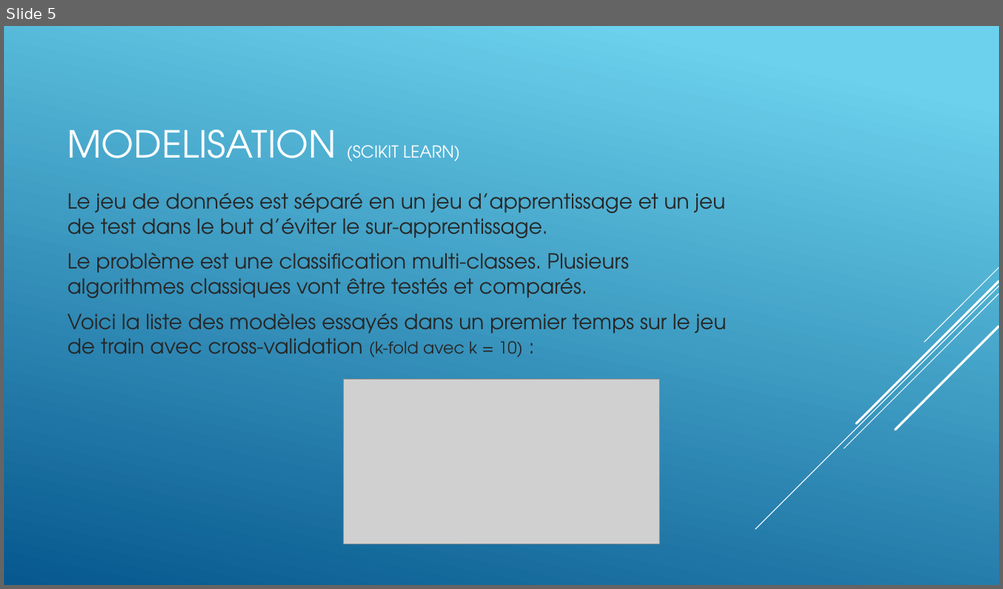
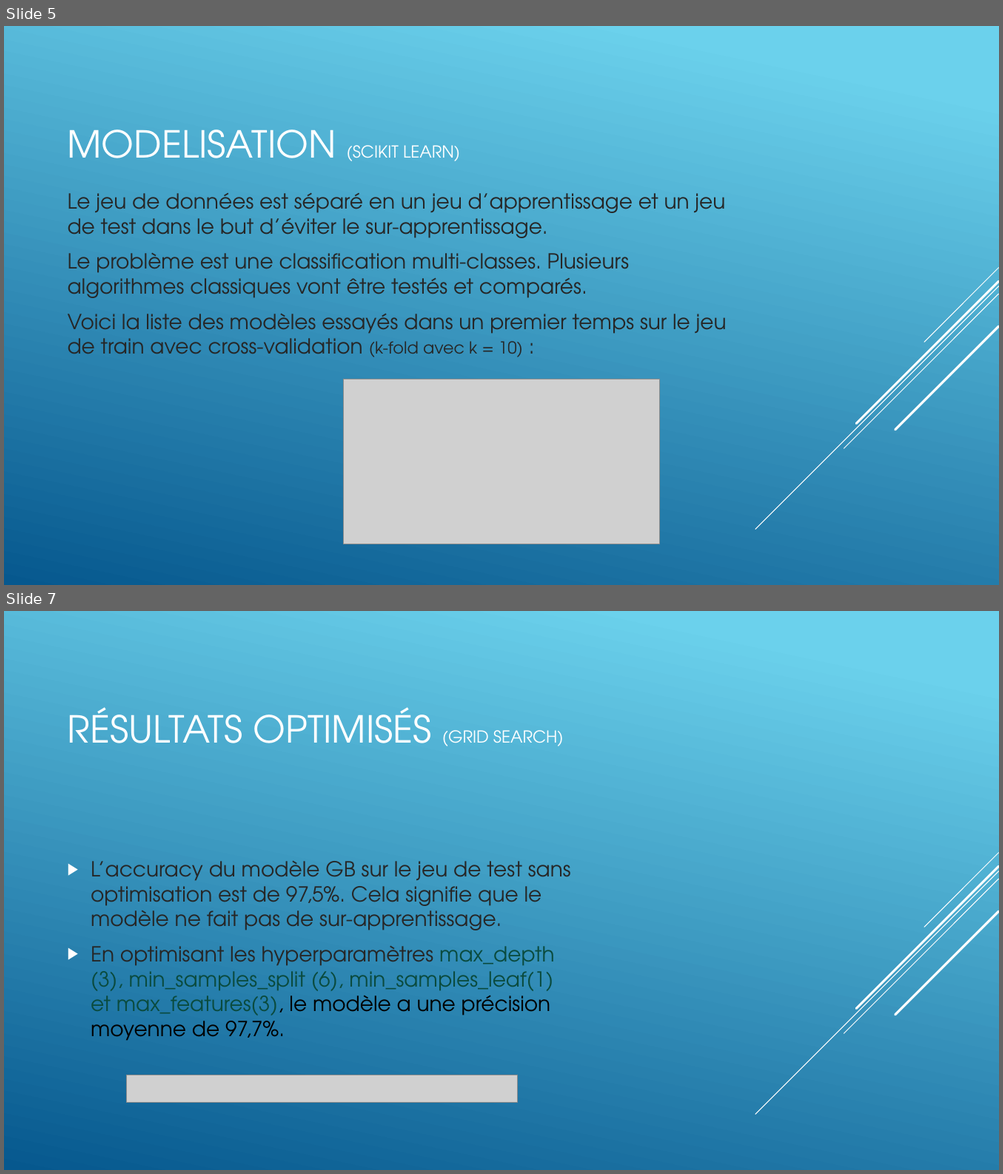
Before and after one commit to paulchartier/PythonForDataAnalysis, a slide deck: Projet final.pptx. Shown one above the other, each under a label of ours: slide 5 before the commit, slides 5 and 7 after it; the slides between them are not shown. The pictures are 1003x589 and 1003x1174 pixels, drawn with LibreOffice and Linux fonts; fonts in the diff are those of the drawing; grey boxes stand for pictures. Boxes give left, top, right and bottom in pixels: in the first picture for what was removed or moved away, otherwise in the second. Text is boxed around its words. In the diff, an @@ line names an element or a change of style, - is before the commit and + after.

Commit message:
Add Grid Search

```diff
--- a/Projet final.pptx
+++ b/Projet final.pptx
@@ slide 7 added at <box>4,611,999,1170</box>, background gradient #6ED2EB to #06588E; not listed: 5 template elements that a slide beside it also shows @@
@@ title added at <box>68,707,563,746</box>, 36 pt, text #FFFFFF @@
+RÉSULTATS OPTIMISÉS (GRID SEARCH)
@@ text added at <box>91,861,571,1041</box>, 20 pt, text #262626 @@
+▶ L’accuracy du modèle GB sur le jeu de test sans optimisation est de 97,5%. Cela signifie que le modèle ne fait pas de sur-apprentissage.
+▶ En optimisant les hyperparamètres max_depth (3), min_samples_split (6), min_samples_leaf(1) et max_features(3), le modèle a une précision moyenne de 97,7%.
@@ picture added at <box>126,1076,518,1102</box> @@
```
Also in this commit, not shown: 1 other slide added, 1 slide removed, 1 other file.
